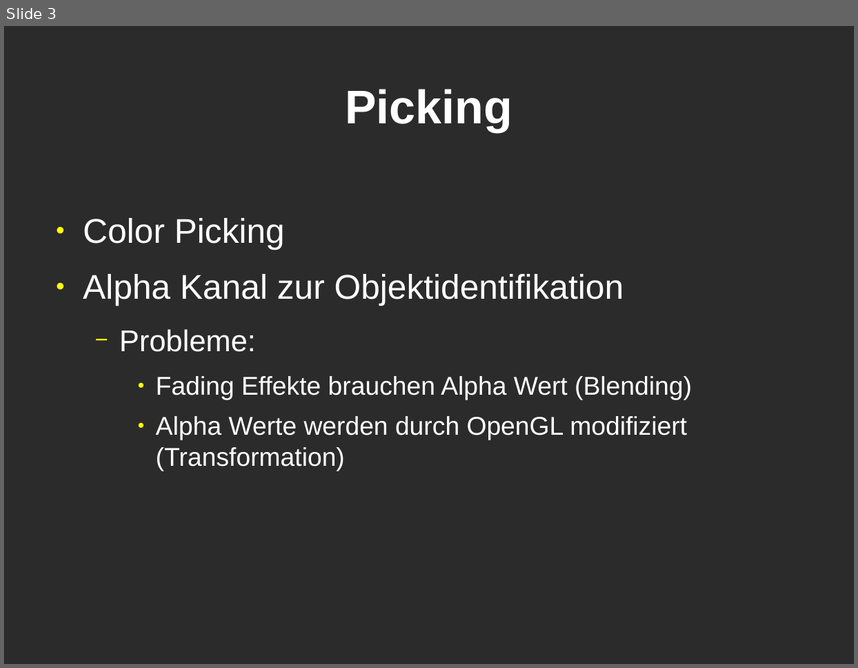
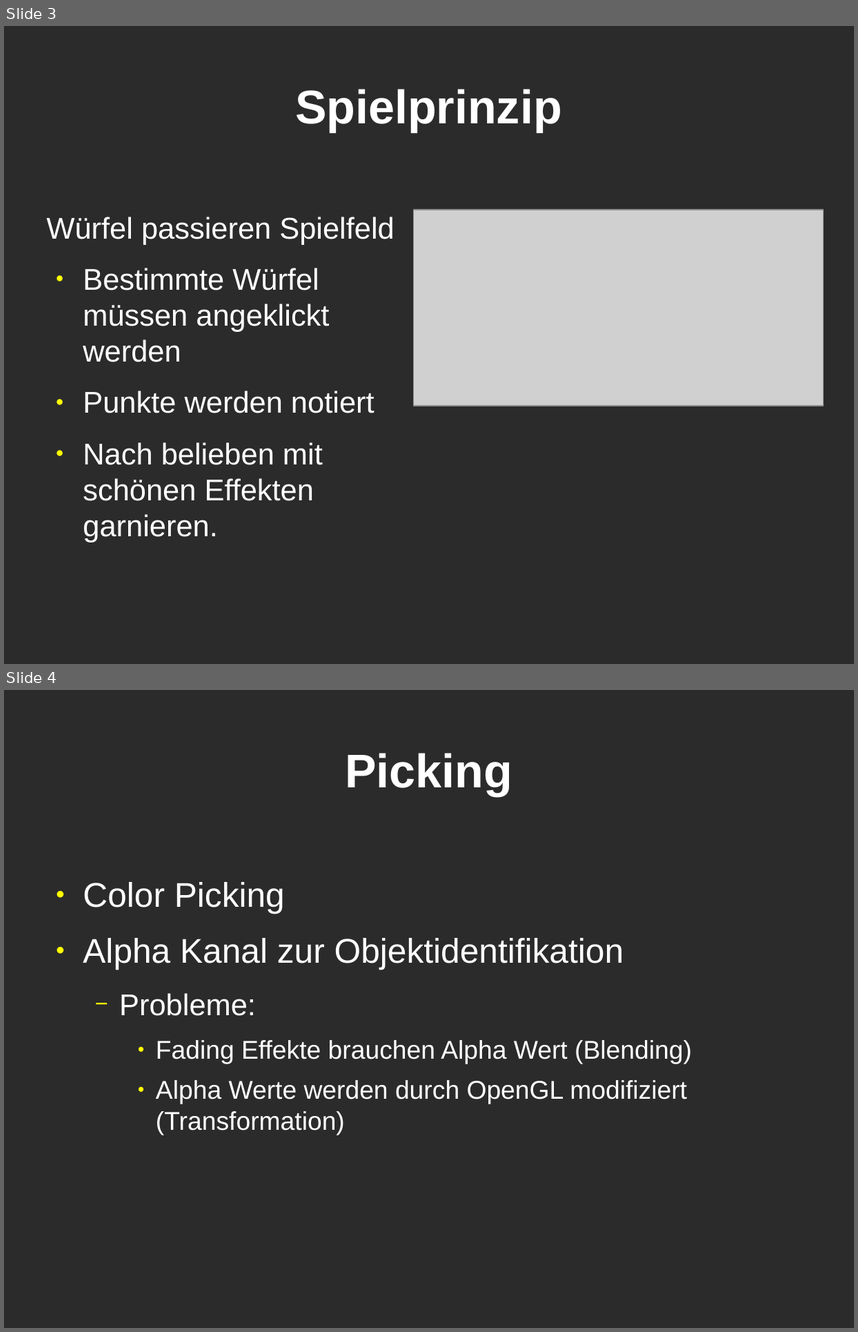
Before and after one commit to mgla/cg-projekt0910, a slide deck: präsentation/Folien.odp. Shown one above the other, each under a label of ours: slide 3 before the commit, slides 3 and 4 after it. The pictures are 858x668 and 858x1332 pixels, drawn with LibreOffice and Linux fonts; fonts in the diff are those of the drawing; grey boxes stand for pictures; background and template pictures are left out; a plain dark background stands for a picture behind light text. Boxes give left, top, right and bottom in pixels: in the first picture for what was removed or moved away, otherwise in the second. Text is boxed around its words. In the diff, an @@ line names an element or a change of style, - is before the commit and + after.

```diff
--- a/präsentation/Folien.odp
+++ b/präsentation/Folien.odp
@@ slide 3 added at [4, 26, 854, 664], background picture (left out) @@
@@ title added at [295, 89, 562, 132], 44 pt, text #FFFFFF, bold @@
+Spielprinzip
@@ picture added at [414, 210, 824, 405] @@
@@ text added at [47, 216, 395, 542], 28 pt, text #FFFFFF @@
+Würfel passieren Spielfeld
+● Bestimmte Würfel müssen angeklickt werden
+● Punkte werden notiert
+● Nach belieben mit schönen Effekten garnieren.
@@ what was slide 3 is now slide 4 @@
```
Also in this commit, not shown: 2 slides changed, 2 other slides added, 1 slide removed, 2 other files.
